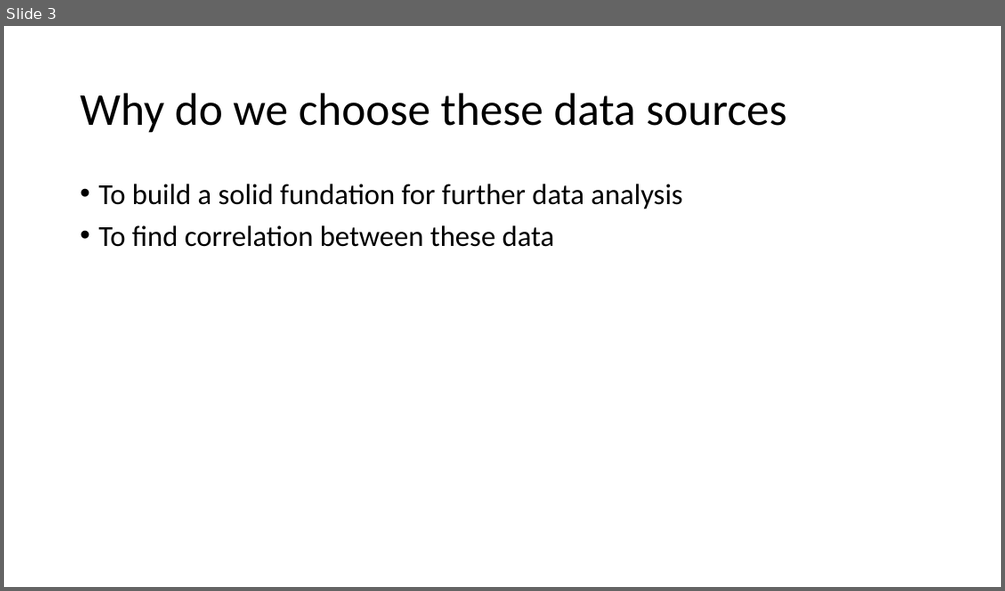
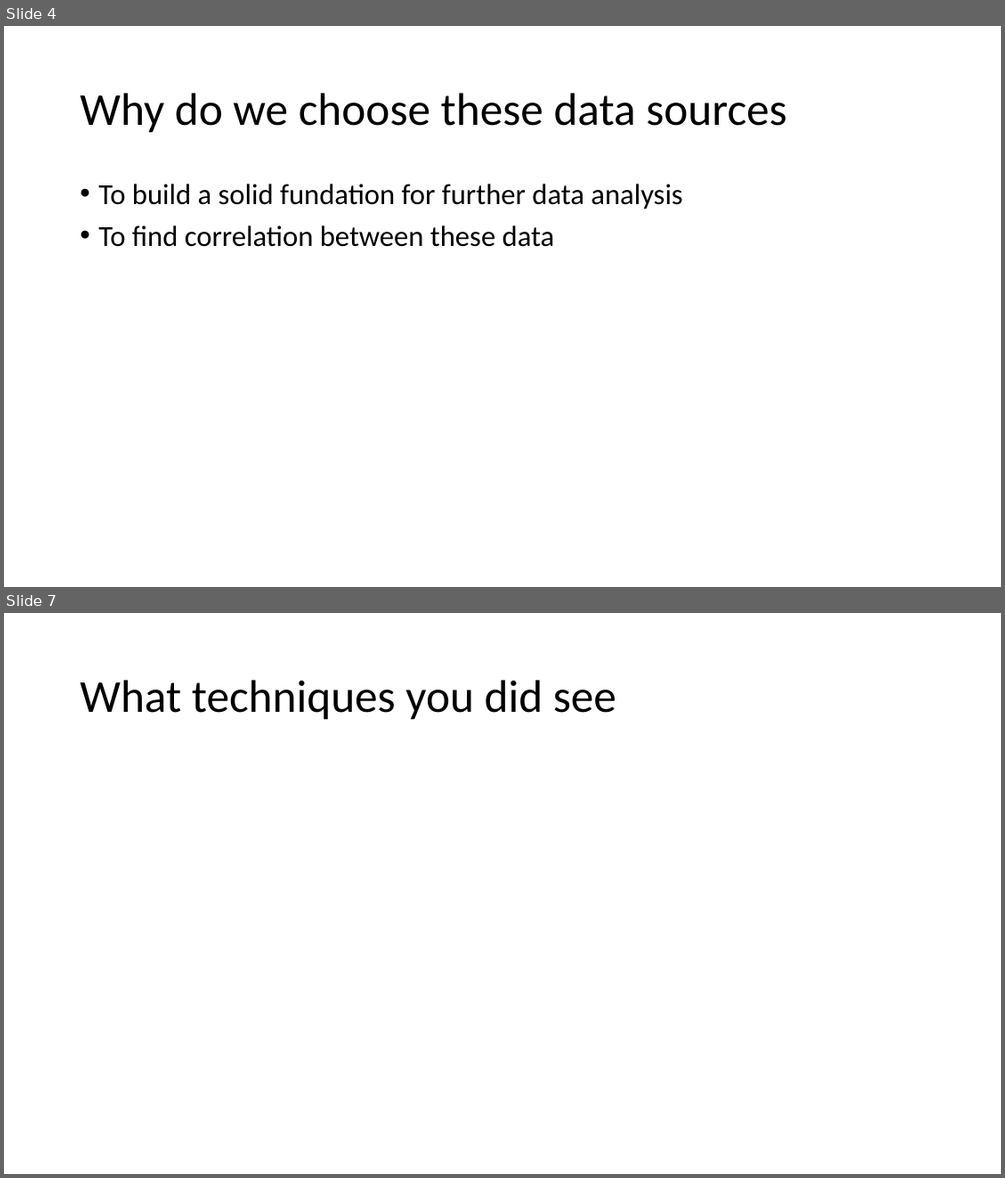
Before and after one commit to ansrali/data422-group-project, a slide deck: Group Project Presentation.pptx. Shown one above the other, each under a label of ours: slide 3 before the commit, slides 4 and 7 after it; the slides between them are not shown. The pictures are 1005x591 and 1005x1178 pixels, drawn with LibreOffice and Linux fonts; fonts in the diff are those of the drawing. Boxes give left, top, right and bottom in pixels: in the first picture for what was removed or moved away, otherwise in the second. Text is boxed around its words. In the diff, an @@ line names an element or a change of style, - is before the commit and + after.

```diff
--- a/Group Project Presentation.pptx
+++ b/Group Project Presentation.pptx
@@ slide 7 added at <box>4,613,1001,1174</box>, background #FFFFFF @@
@@ title added at <box>80,680,616,720</box>, 44 pt, text #000000 @@
+What techniques you did see
@@ what was slide 3 is now slide 4 @@
```
Also in this commit, not shown: 1 slide changed, 8 other slides added, 2 other files.
